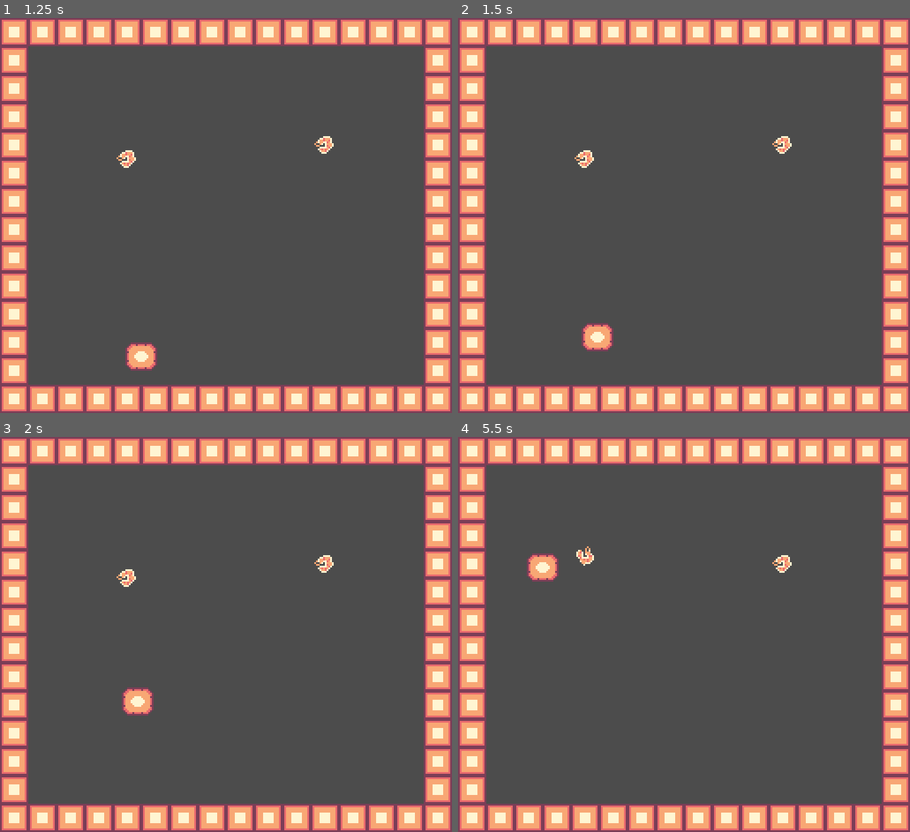
Above: before the commit, frames 1-4 (two rows, left to right).
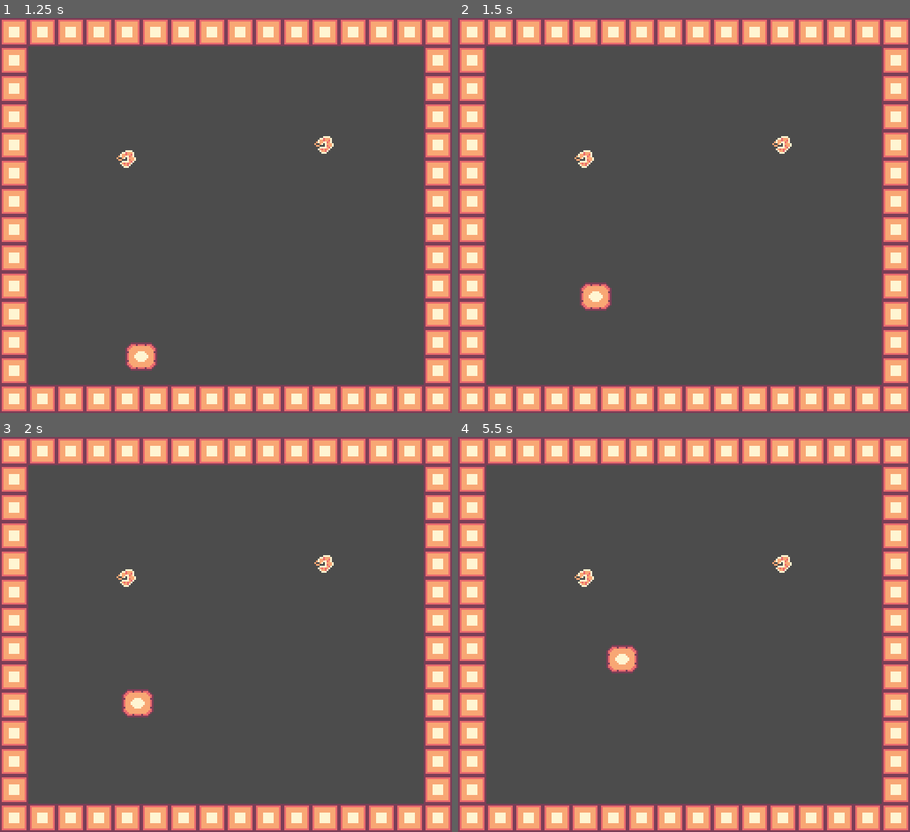
Above: after the commit, the same moments.

Repository: EdBarrancos/Foot-Cuisine
Game: Godot game, scene res://Prototype/Scenes/Protype.tscn
Two runs of this game, one before a commit and one after it. Both use one fixed random seed, a clock stepped at 60 frames per second and the inputs below.
Inputs (mouse positions are in pixels of both pictures, inside the frame that each line leads up to):
- Up to frame 1 (1.25 s): tap Enter at 0.5 s; move the mouse to (325, 195) at 0.52 s; hold Right mouse button (MOVE_NEXT) from 0.53 s (still down)
- Up to frame 2 (1.5 s): tap Space at 1.25 s; move the mouse to (593, 235) at 1.27 s; release Right mouse button (MOVE_NEXT) at 1.28 s; right-click (593, 235) at 1.35 s
- Up to frame 3 (2 s): no input
- Up to frame 4 (5.5 s): move the mouse to (729, 547) at 2.02 s; hold Right mouse button (MOVE_NEXT) 2.03-2.78 s; move the mouse to (661, 713) at 2.77 s; right-click (661, 713) at 2.85 s; move the mouse to (819, 693) at 3.52 s; hold Right mouse button (MOVE_NEXT) 3.53-4.28 s; move the mouse to (548, 575) at 4.27 s; right-click (548, 575) at 4.35 s; move the mouse to (706, 634) at 5.02 s; hold Right mouse button (MOVE_NEXT) from 5.03 s (still down)

Frame 1 is identical in both runs. In frame 2, 0.9% of the frame differs, in the area x 26-35%, y 66-85%; in frame 3, 0.2%; in frame 4, 1.1%, in the area x 15-40%, y 27-60%.

Commit message:
Player Hold To Move

Diff:
--- a/GodotProject/Prototype/Scripts/Player/Kitchen_Movement.gd
+++ b/GodotProject/Prototype/Scripts/Player/Kitchen_Movement.gd
@@ -4,9 +4,11 @@
 #VARIABLES#
 ###########
 
-export(float) var MAXVELOCITY = 50
+export(float) var MAXHOLD = 250
 onready var velocity = Vector2.ZERO
-onready var holdMove = 50
+onready var holdMove = 0
+export(float) var chargeUp = 2
+onready var chargeUpCharge = 0
 
 var player
 
@@ -16,6 +18,8 @@
 
 func Init(Player):
 	player = Player
+
+	ResetVelocity()
 
 
 func _process(delta):
@@ -29,12 +33,26 @@
 
 func GetInput():
 	if Input.is_action_pressed("MOVE_NEXT"):
-		#HOlDING CHARGE
-		pass
+		holdMove += chargeUp + chargeUpCharge
+		chargeUpCharge += chargeUp/2
+		print(holdMove)
 	if Input.is_action_just_released("MOVE_NEXT"):
 		velocity = get_viewport().get_mouse_position() - global_position
-		player.set_linear_velocity(velocity)
-
+		Move()
+		ResetVelocity()
+		ResetHold()
 ##########
 #VELOCITY#
 ##########
+
+func Move():
+	if holdMove > MAXHOLD:
+		holdMove = MAXHOLD
+	player.set_linear_velocity(velocity.normalized()*holdMove)
+
+func ResetVelocity():
+	velocity = Vector2.ZERO
+
+func ResetHold():
+	holdMove = 0
+	chargeUpCharge = 0
